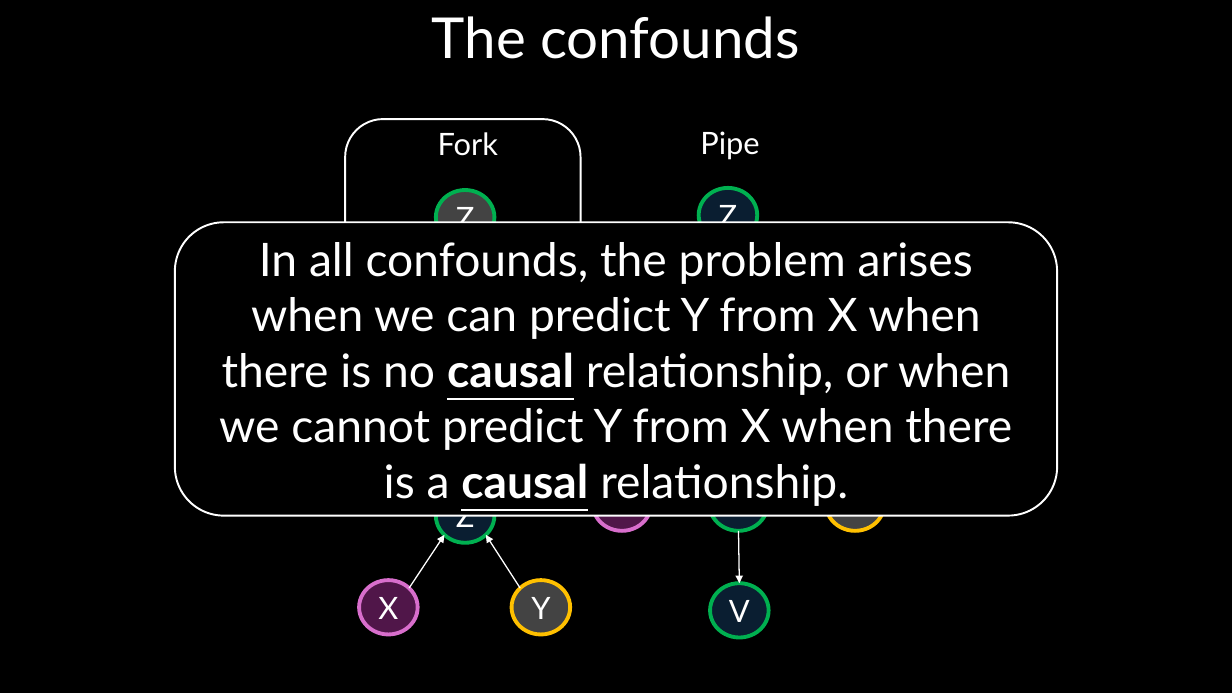
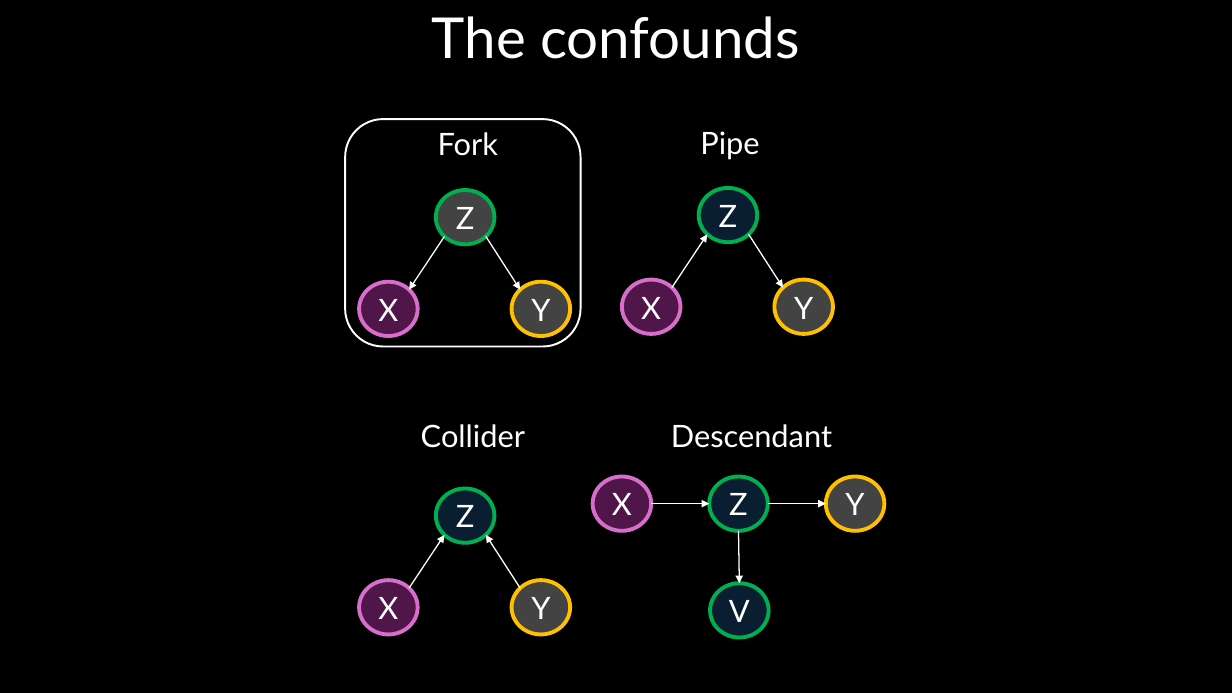
Before and after one commit to DeonRoos/stats-for-biologists, a slide deck: slide 10 of Lectures/Lecture 07.2 Confounding.pptx (slide 15 before the commit). Drawn at 1232x693 pixels with LibreOffice and Linux fonts; fonts in the diff are those of the drawing. Boxes give left, top, right and bottom in pixels: in the first picture for what was removed or moved away, otherwise in the second. Text is boxed around its words. In the diff, an @@ line names an element or a change of style, - is before the commit and + after.

```diff
--- a/Lectures/Lecture 07.2 Confounding.pptx
+++ b/Lectures/Lecture 07.2 Confounding.pptx
@@ rounded rectangle removed at [175,223,1057,516] @@
-In all confounds, the problem arises when we can predict Y from X when there is no causal relationship, or when we cannot predict Y from X when there is a causal relationship.
@@ group added at [360,235,833,504]: 6 arrows, 4 ellipses, 2 texts @@
+Y
+X
+Y
+X
+Collider
+Descendant
```
Also in this commit, not shown: 14 other slides changed, 3 slides added, 15 slides removed, 13 other files.
